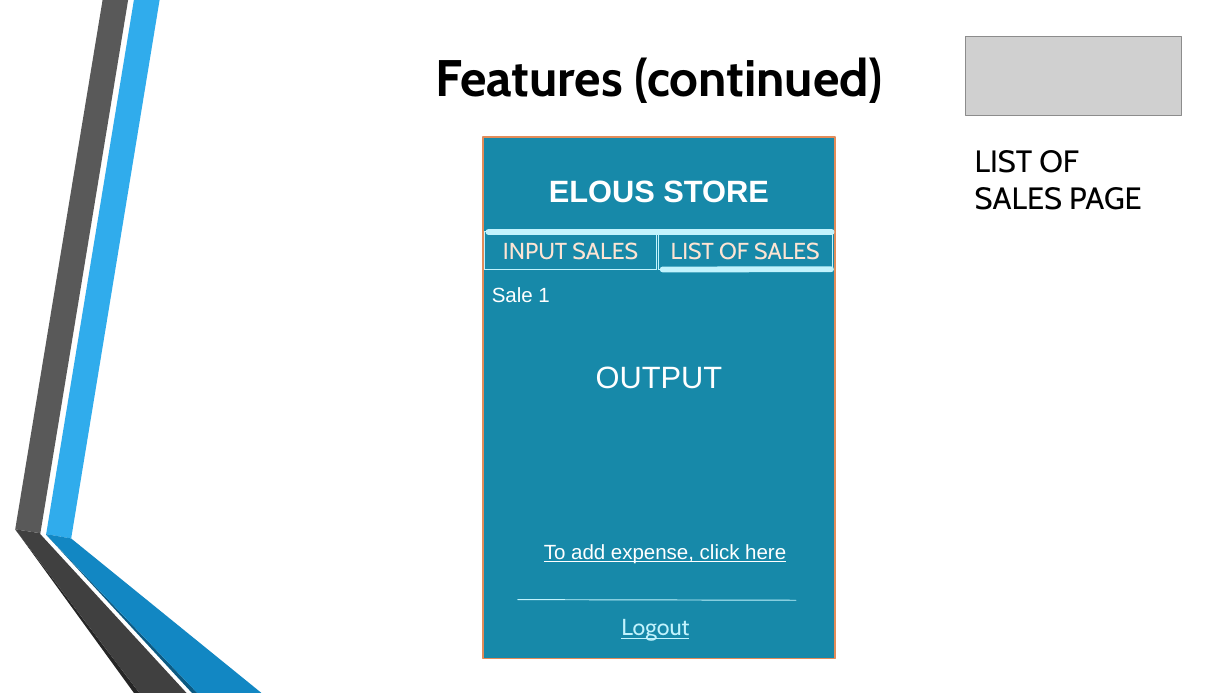
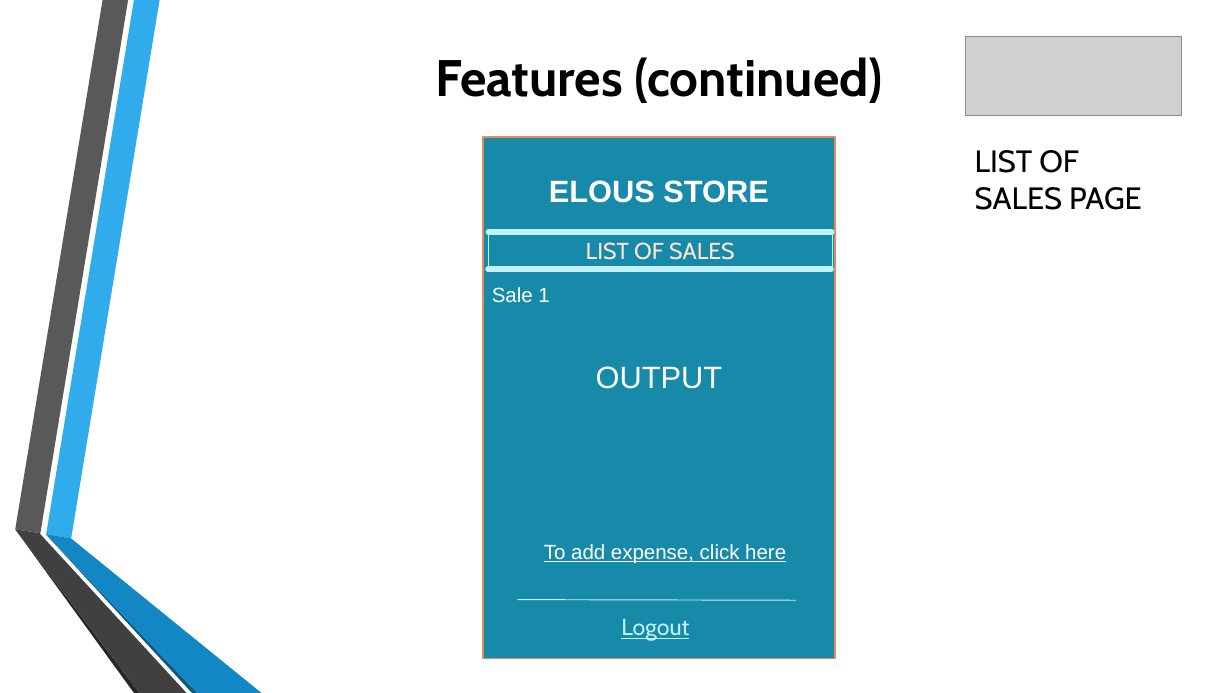
Before and after one commit to jgtadeo/Project--MOBAPPL, a slide deck: slide 11 of Mobile Application.pptx (slide 12 before the commit). Drawn at 1232x693 pixels with LibreOffice and Linux fonts; fonts in the diff are those of the drawing; grey boxes stand for pictures; background and template pictures are left out. Boxes give left, top, right and bottom in pixels: in the first picture for what was removed or moved away, otherwise in the second. Text is boxed around its words. In the diff, an @@ line names an element or a change of style, - is before the commit and + after.

```diff
--- a/Mobile Application.pptx
+++ b/Mobile Application.pptx
@@ rectangle removed at [484, 232, 657, 269] @@
-INPUT SALES
@@ rectangle "LIST OF SALES": place and size @@
-rectangle "LIST OF SALES" at [658, 232, 832, 269]
+rectangle "LIST OF SALES" at [488, 232, 833, 269]
@@ line moved from (663, 270) - (831, 269) to (488, 269) - (831, 269) @@
```
Also in this commit, not shown: 8 other slides changed, 2 slides added.
